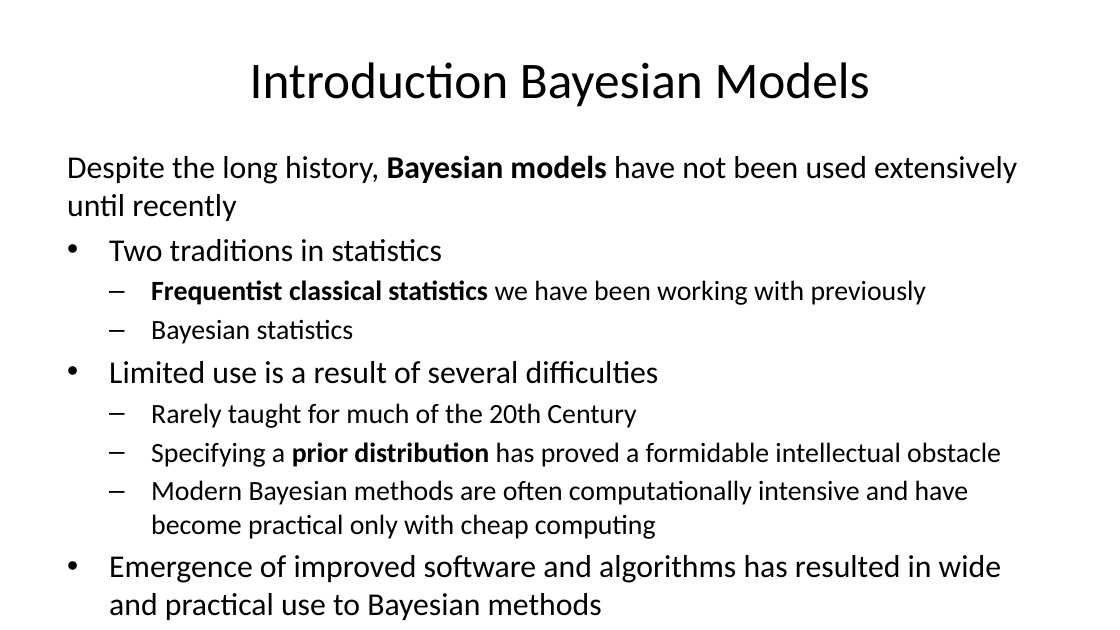
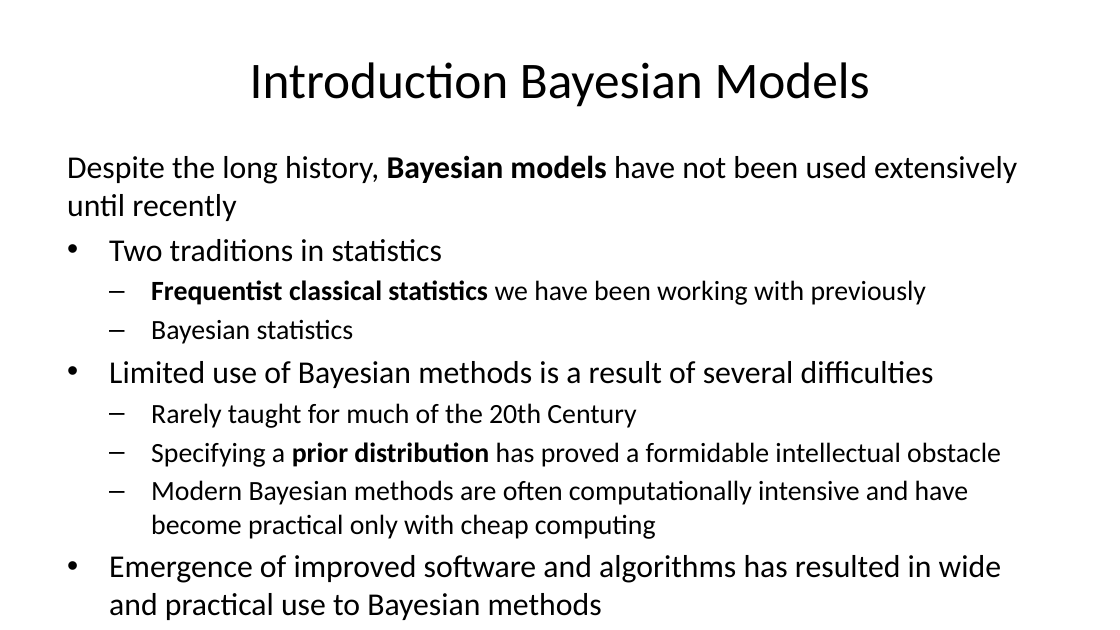
Before and after one commit to StephenElston/CSCI-E-83, a slide deck: slide 6 of LectureSlides/07_IntroductionToBayesModels.pptx. Drawn at 1120x630 pixels with LibreOffice and Linux fonts; fonts in the diff are those of the drawing. Boxes give left, top, right and bottom in pixels: in the first picture for what was removed or moved away, otherwise in the second. Text is boxed around its words. In the diff, an @@ line names an element or a change of style, - is before the commit and + after.

```diff
--- a/LectureSlides/07_IntroductionToBayesModels.pptx
+++ b/LectureSlides/07_IntroductionToBayesModels.pptx
@@ text at [109, 361, 934, 388]: text changed @@
-• Limited use is a result of several difficulties
+• Limited use of Bayesian methods is a result of several difficulties
```
Also in this commit, not shown: 8 other slides changed.
